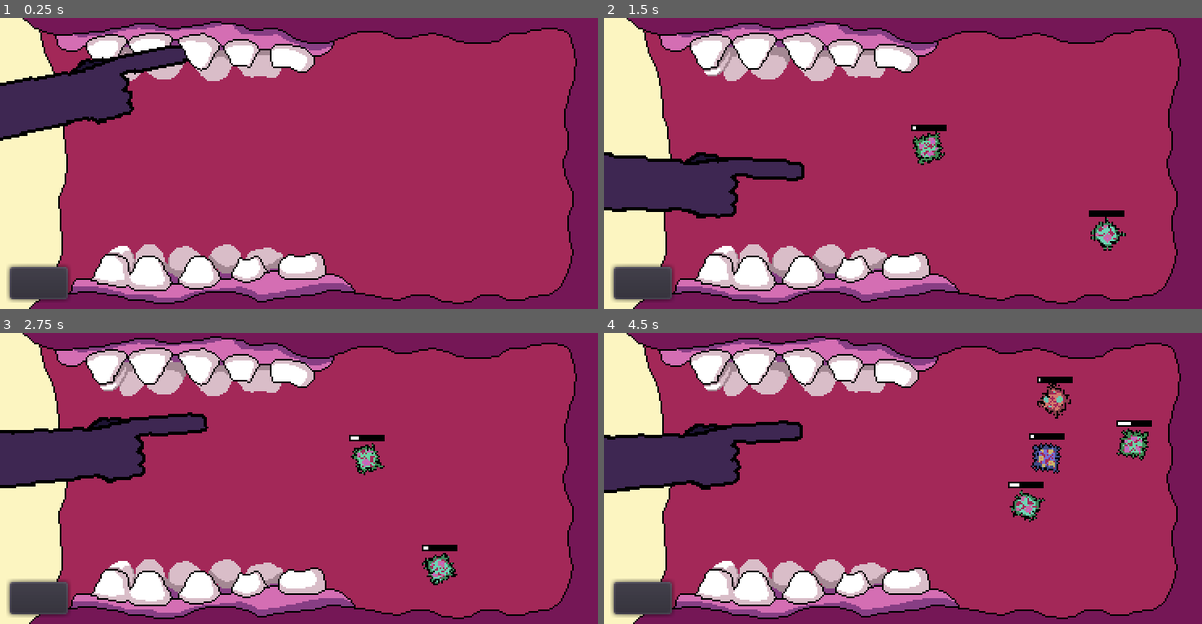
Above: before the commit, frames 1-4 (two rows, left to right).
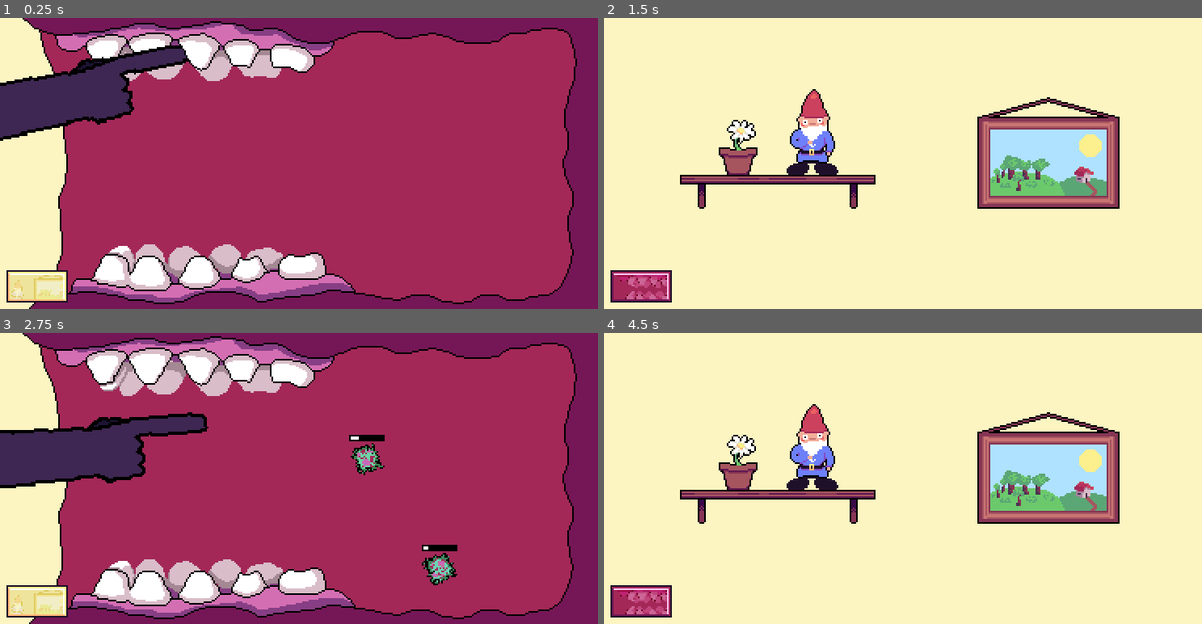
Above: after the commit, the same moments.

Repository: mOtHNOg/Godot-Wild-Jam--35
Game: Godot game, scene res://scenes/SceneManager.tscn
Same seed, same stepped clock (60 frames per second), same inputs: the game is played once before the commit and once after it. Sound files missing from this copy of the repository are replaced by a short silence.
Inputs (mouse positions are in pixels of both pictures, inside the frame that each line leads up to):
- Up to frame 1 (0.25 s): no input
- Up to frame 2 (1.5 s): move the mouse to (1034, 148) at 0.52 s; hold W (up) 0.53-1.28 s; hold Right (right) from 0.53 s (still down); tap Space (space, bound only after the commit) at 0.6 s; move the mouse to (783, 178) at 1.27 s; tap W (up) at 1.35 s
- Up to frame 3 (2.75 s): tap W (up) at 1.52, 1.82 s; tap Space (space, bound only after the commit) at 1.55 s; move the mouse to (358, 414) at 2.02 s; release Right (right) at 2.03 s; hold A (left) from 2.03 s (still down); hold W (up) from 2.03 s (still down); click (358, 414) at 2.1 s
- Up to frame 4 (4.5 s): move the mouse to (873, 536) at 2.77 s; release A (left) at 2.78 s; release W (up) at 2.78 s; hold Right (right) 2.78-4.28 s; tap Space (space, bound only after the commit) at 2.85, 3.6 s; tap W (up) at 3.02, 3.32, 4.35 s; move the mouse to (1082, 522) at 3.52 s; hold W (up) 3.53-4.28 s; move the mouse to (723, 434) at 4.27 s; hold A (left) from 4.28 s (still down)

The runs differ from the first frame. In frame 1, 1.4% of the frame differs, in the area x 1-12%, y 84-98%; in frame 2, 94%; in frame 3, 1.4%; in frame 4, 94%, in the area x 0-100%, y 0-100%.

Commit message:
button to switch between views

Diff:
--- a/project.godot
+++ b/project.godot
@@ -95,6 +95,11 @@
 "events": [ Object(InputEventKey,"resource_local_to_scene":false,"resource_name":"","device":0,"alt":true,"shift":false,"control":false,"meta":false,"command":false,"pressed":false,"scancode":16777221,"unicode":0,"echo":false,"script":null)
  ]
 }
+space={
+"deadzone": 0.5,
+"events": [ Object(InputEventKey,"resource_local_to_scene":false,"resource_name":"","device":0,"alt":false,"shift":false,"control":false,"meta":false,"command":false,"pressed":false,"scancode":32,"unicode":0,"echo":false,"script":null)
+ ]
+}
 
 [physics]
 
--- a/scenes/SceneManager.tscn
+++ b/scenes/SceneManager.tscn
@@ -1,31 +1,42 @@
-[gd_scene load_steps=4 format=2]
+[gd_scene load_steps=7 format=2]
 
 [ext_resource path="res://scenes/Mouth.tscn" type="PackedScene" id=1]
 [ext_resource path="res://scenes/Wall.tscn" type="PackedScene" id=2]
 [ext_resource path="res://scripts/SceneManager.gd" type="Script" id=3]
+[ext_resource path="res://assets/art/ui/to wall button/normal.png" type="Texture" id=4]
+[ext_resource path="res://assets/art/ui/to wall button/hover.png" type="Texture" id=5]
+[ext_resource path="res://assets/art/ui/to wall button/pressed.png" type="Texture" id=6]
 
 [node name="SceneManager" type="Node"]
 script = ExtResource( 3 )
+__meta__ = {
+"_edit_horizontal_guides_": [  ]
+}
 
 [node name="CanvasLayer" type="CanvasLayer" parent="."]
 layer = 2
 
-[node name="Transitions" type="Node" parent="CanvasLayer"]
-
 [node name="UI" type="Node" parent="CanvasLayer"]
 
-[node name="ViewSwitchButton" type="Button" parent="CanvasLayer/UI"]
+[node name="ViewSwitchButton" type="TextureButton" parent="CanvasLayer/UI"]
 anchor_top = 1.0
 anchor_bottom = 1.0
-margin_left = 6.0
-margin_top = -26.0
+margin_left = 4.0
+margin_top = -24.0
 margin_right = 42.0
-margin_bottom = -6.0
+margin_bottom = -4.0
+texture_normal = ExtResource( 4 )
+texture_pressed = ExtResource( 6 )
+texture_hover = ExtResource( 5 )
 __meta__ = {
 "_edit_use_anchors_": false
 }
+
+[node name="Transitions" type="Node" parent="CanvasLayer"]
 
 [node name="Wall" parent="." instance=ExtResource( 2 )]
 visible = false
 
 [node name="Mouth" parent="." instance=ExtResource( 1 )]
+
+[connection signal="pressed" from="CanvasLayer/UI/ViewSwitchButton" to="." method="_on_ViewSwitchButton_pressed"]
--- a/scenes/Transition.tscn
+++ b/scenes/Transition.tscn
@@ -19,6 +19,6 @@
 
 [node name="TransitionSound" type="AudioStreamPlayer" parent="."]
 stream = ExtResource( 2 )
-volume_db = -16.0
+volume_db = -12.0
 
 [connection signal="tween_completed" from="Tween" to="." method="_on_Tween_tween_completed"]
--- a/scripts/Arm.gd
+++ b/scripts/Arm.gd
@@ -58,7 +58,6 @@
 
 		if extending == false:
 			position = lerp(position, rest_pos, arm_retract_speed * delta)
-	print(global_rotation)
 
 func poke() -> void:
 	extending = true
--- a/scripts/Global.gd
+++ b/scripts/Global.gd
@@ -15,7 +15,9 @@
 }
 
 var picked_up_wall_object: WallObject = null
-var last_transition_reversed: bool = false
+
+# starts as true so the first transition will be not reversed
+var last_transition_reversed: bool = true
 
 # options
 var flash_effects: bool = true
--- a/scripts/SceneManager.gd
+++ b/scripts/SceneManager.gd
@@ -2,32 +2,63 @@
 
 # NODESSSSSSSSSS
 onready var transitions = $CanvasLayer/Transitions
+onready var view_switch_button = $CanvasLayer/UI/ViewSwitchButton
+
+var switch_view_hotkey_pressed: bool = false
+
+var button_textures: Dictionary = {
+	"to_wall_normal" : load("res://assets/art/ui/to wall button/normal.png"),
+	"to_wall_hover" : load("res://assets/art/ui/to wall button/hover.png"),
+	"to_wall_pressed" : load("res://assets/art/ui/to wall button/pressed.png"),
+	"to_mouth_normal" : load("res://assets/art/ui/to mouth button/normal.png"),
+	"to_mouth_hover" : load("res://assets/art/ui/to mouth button/hover.png"),
+	"to_mouth_pressed" : load("res://assets/art/ui/to mouth button/pressed.png")
+}
 
 var needs_disabling_group_name_template: String = "needs_disabling_{view}"
-
+var needs_disabling_groups: Dictionary
 
 #func _ready():
 #	print(Global.views)
 #	Global.views = Global.swap_dict_values(Global.views)
 #	print(Global.views)
+#	print(button_textures)
 
 func _process(_delta):
-	var needs_disabling_groups: Dictionary = {
+	needs_disabling_groups= {
 		"active" : needs_disabling_group_name_template.format({"view" : Global.views.active.name}),
 		"inactive" : needs_disabling_group_name_template.format({"view" : Global.views.inactive.name})
 	}
-#	print(needs_disabling_groups)
 
+	# update nodes that need disabling / enabling
 	for active_nodes in get_tree().get_nodes_in_group(needs_disabling_groups.active):
 		active_nodes.disabled = false
 	for inactive_nodes in get_tree().get_nodes_in_group(needs_disabling_groups.inactive):
 		inactive_nodes.disabled = true
 
-	if Input.is_action_just_pressed("down"):
+	# switch view hotkey detection
+	if Input.is_action_just_pressed("space") and switch_view_hotkey_pressed == false:
+		switch_view_hotkey_pressed = true
 		Global.view_transition(transitions, self, "_on_view_transition_covered", "_on_view_transition_over", 0.75)
 
 func _on_view_transition_covered() -> void:
 	Global.views = Global.swap_dict_values(Global.views)
 
+	# update button textures
+	if Global.views.active == Global.mouth:
+		view_switch_button.texture_normal = button_textures.to_wall_normal
+		view_switch_button.texture_hover = button_textures.to_wall_hover
+		view_switch_button.texture_pressed = button_textures.to_wall_pressed
+	else:
+		view_switch_button.texture_normal = button_textures.to_mouth_normal
+		view_switch_button.texture_hover = button_textures.to_mouth_hover
+		view_switch_button.texture_pressed = button_textures.to_mouth_pressed
+
 func _on_view_transition_over() -> void:
-	pass
+	# enable button / hotkey
+	switch_view_hotkey_pressed = false
+	view_switch_button.disabled = false
+
+func _on_ViewSwitchButton_pressed():
+	view_switch_button.disabled = true
+	Global.view_transition(transitions, self, "_on_view_transition_covered", "_on_view_transition_over", 0.75)
--- a/scripts/Transition.gd
+++ b/scripts/Transition.gd
@@ -21,6 +21,8 @@
 var signal_over_method: String = ""
 
 func _ready():
+
+	reversed = ! Global.last_transition_reversed
 
 	if reversed == true:
 		start_pos *= -1
Binary file added: assets/art/ui/to mouth button/hover.png
Not shown, added: assets/art/ui/to mouth button/hover.png.import
Binary file added: assets/art/ui/to mouth button/normal.png
Not shown, added: assets/art/ui/to mouth button/normal.png.import
Binary file added: assets/art/ui/to mouth button/pressed.png
Not shown, added: assets/art/ui/to mouth button/pressed.png.import
Binary file added: assets/art/ui/to wall button/hover.png
Not shown, added: assets/art/ui/to wall button/hover.png.import
Binary file added: assets/art/ui/to wall button/normal.png
Not shown, added: assets/art/ui/to wall button/normal.png.import
Binary file added: assets/art/ui/to wall button/pressed.png
Not shown, added: assets/art/ui/to wall button/pressed.png.import
(and 13 more such lines)
